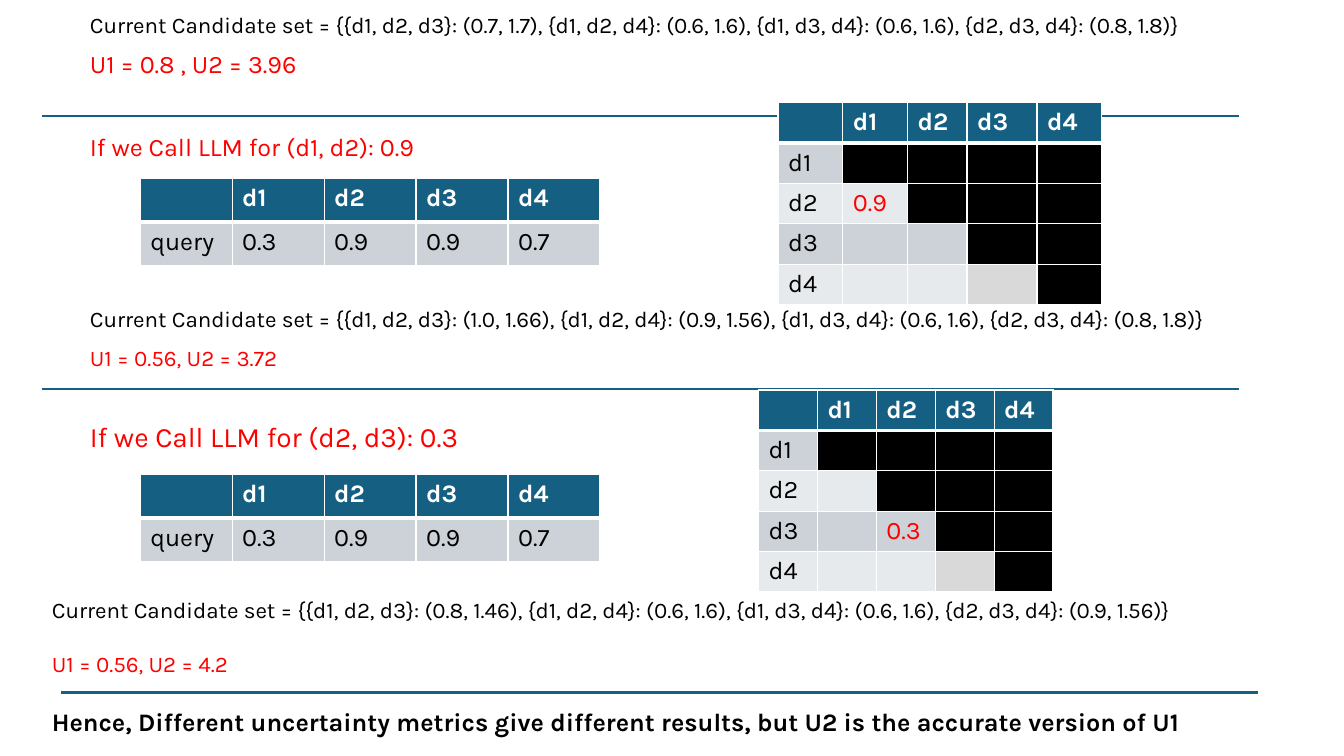
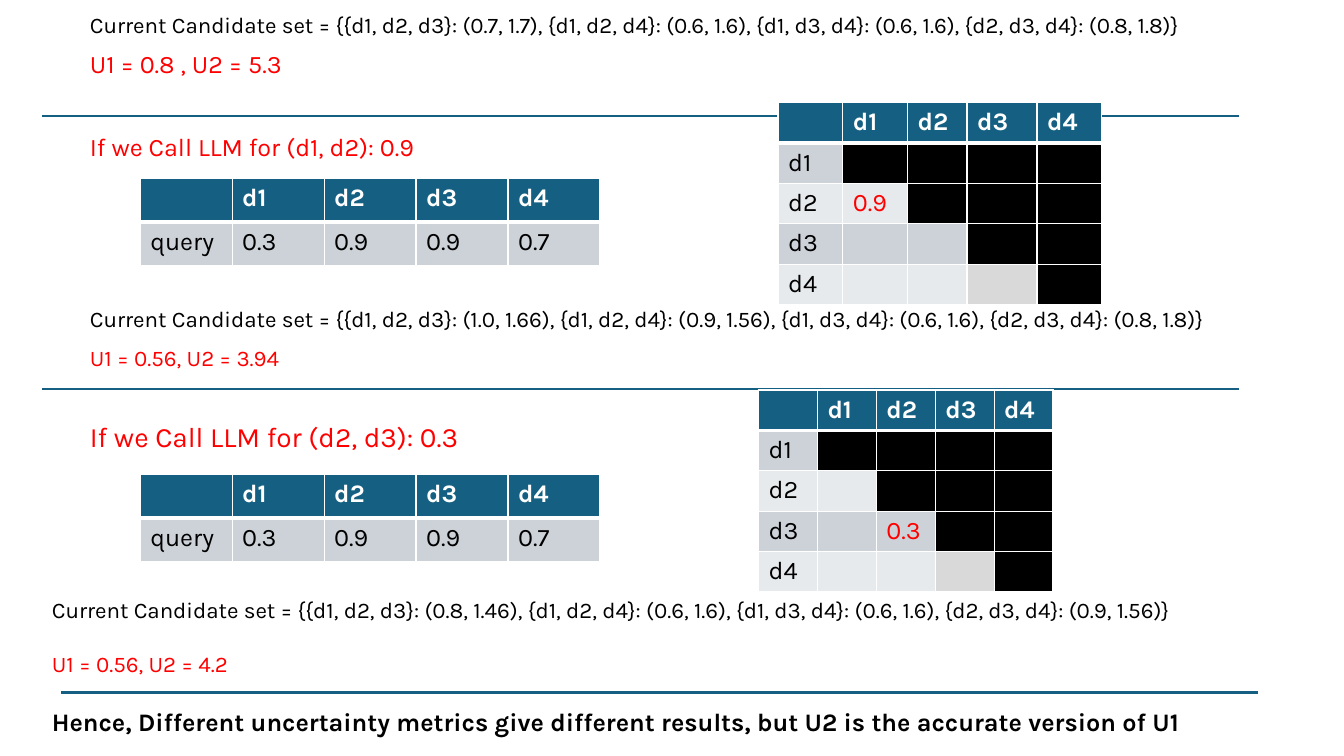
Before and after one commit to sohrabnamazinia/Personalized-Top-K-Set-Queries, a slide deck: slide 9 of rankingwithLLM.pptx. Drawn at 1344x756 pixels with LibreOffice and Linux fonts; fonts in the diff are those of the drawing. Boxes give left, top, right and bottom in pixels: in the first picture for what was removed or moved away, otherwise in the second. Text is boxed around its words. In the diff, an @@ line names an element or a change of style, - is before the commit and + after.

```diff
--- a/rankingwithLLM.pptx
+++ b/rankingwithLLM.pptx
@@ text at [90,57,282,74]: text changed @@
-U1 = 0.8 , U2 = 3.96
+U1 = 0.8 , U2 = 5.3
@@ text at [90,351,280,369]: text changed @@
-U1 = 0.56, U2 = 3.72
+U1 = 0.56, U2 = 3.94
```
Also in this commit, not shown: 1 slide removed, 2 other files.
